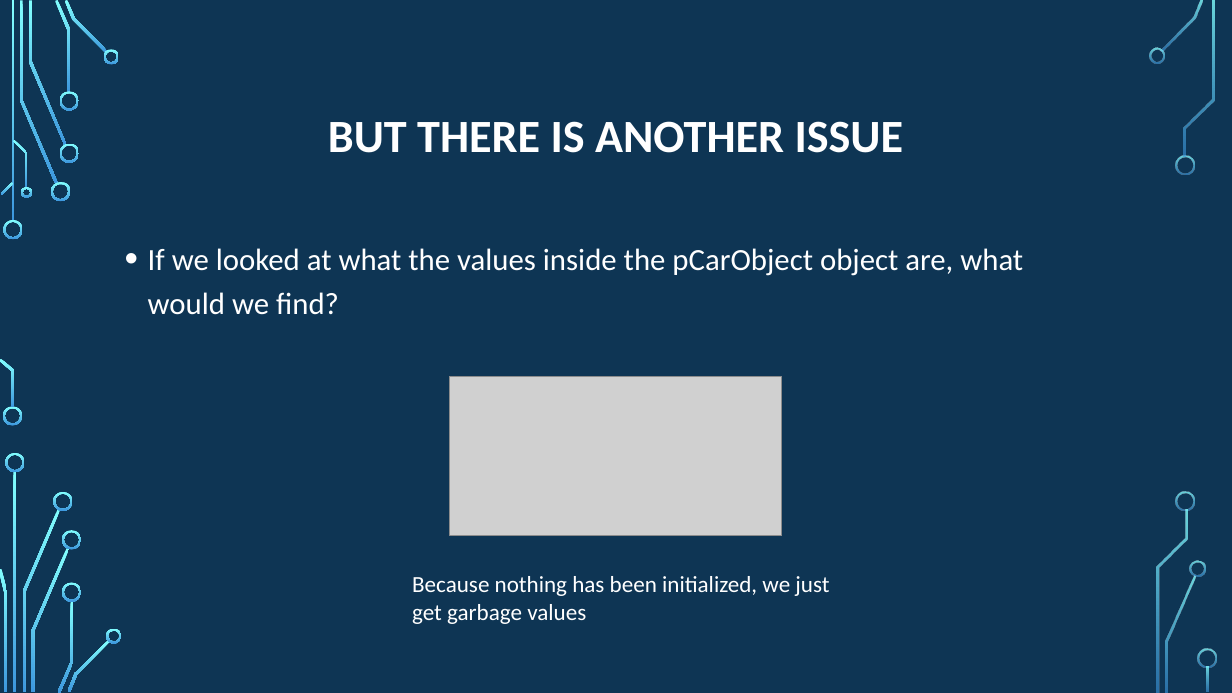
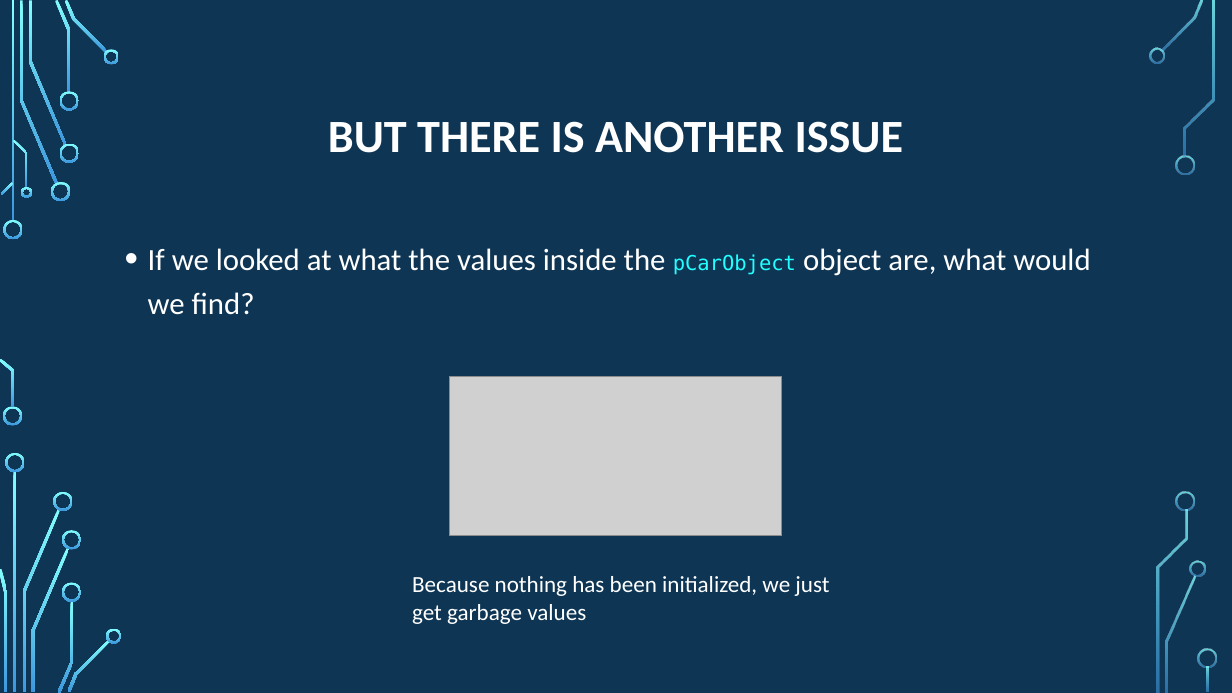
Before and after one commit to psypdt/Advanced_Summer_Course, a slide deck: slide 22 of Day4/Day_4.pptx. Drawn at 1232x693 pixels with LibreOffice and Linux fonts; fonts in the diff are those of the drawing; grey boxes stand for pictures; background and template pictures are left out. Boxes give left, top, right and bottom in pixels: in the first picture for what was removed or moved away, otherwise in the second. Text is boxed around its words. In the diff, an @@ line names an element or a change of style, - is before the commit and + after.

```diff
--- a/Day4/Day_4.pptx
+++ b/Day4/Day_4.pptx
@@ text "If we looked at what ..." at [148, 248, 1090, 315]: size 24 to 16 pt, font Calibri to DejaVu Sans Mono, text colour #FFFFFF to #22FFFF in "pCarObject" @@
```
Also in this commit, not shown: 11 other slides changed, 2 slides added, 1 slide removed, 1 other file.
